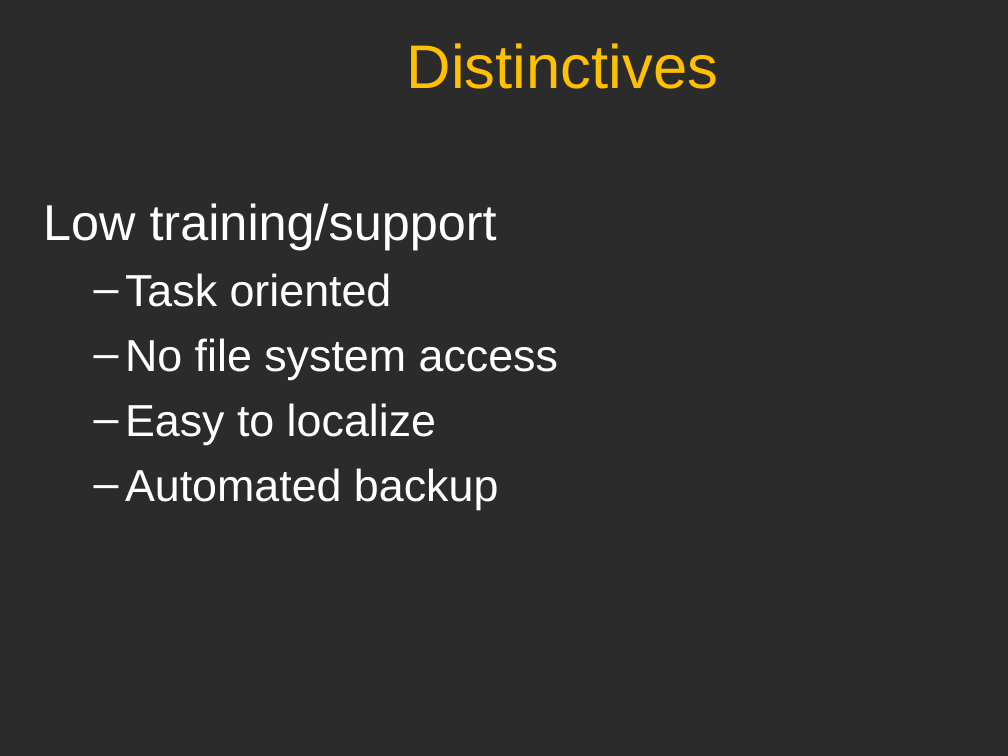
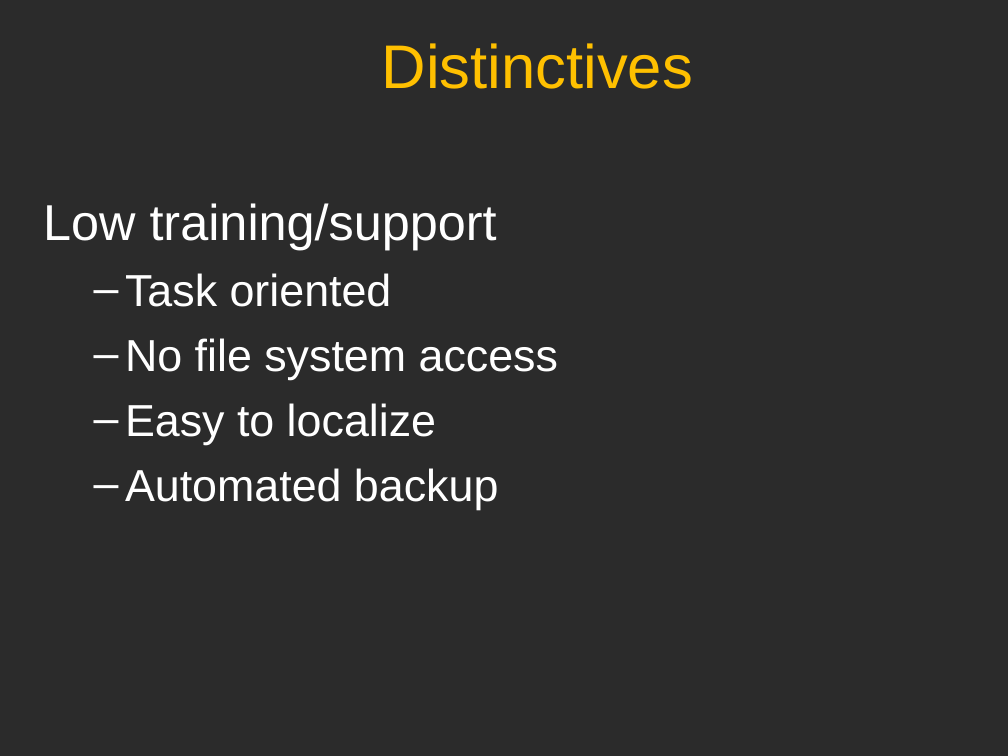
Before and after one commit to sillsdev/wesay, a slide deck: slide 12 of Presentations/CTC2006/V1.ppt (slide 10 before the commit). Drawn at 1008x756 pixels with LibreOffice and Linux fonts; fonts in the diff are those of the drawing; background and template pictures are left out; a plain dark background stands for a picture behind light text. Boxes give left, top, right and bottom in pixels: in the first picture for what was removed or moved away, otherwise in the second. Text is boxed around its words. In the diff, an @@ line names an element or a change of style, - is before the commit and + after.

```diff
--- a/Presentations/CTC2006/V1.ppt
+++ b/Presentations/CTC2006/V1.ppt
@@ title "Distinctives": place and size @@
-title "Distinctives" at [407,43,718,89]
+title "Distinctives" at [382,43,693,89]
```
Also in this commit, not shown: 12 other slides changed, 3 slides added, 1 slide removed.
